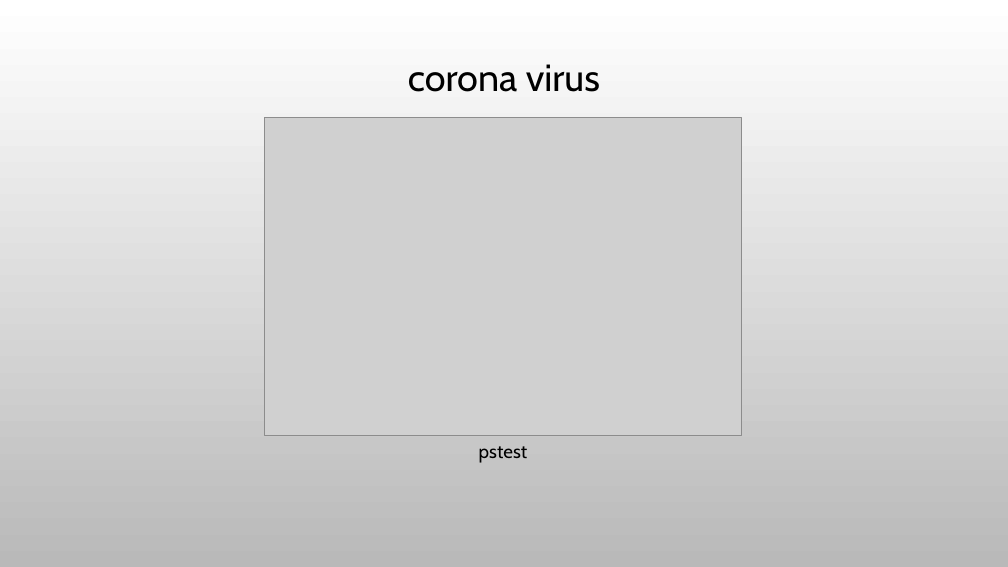
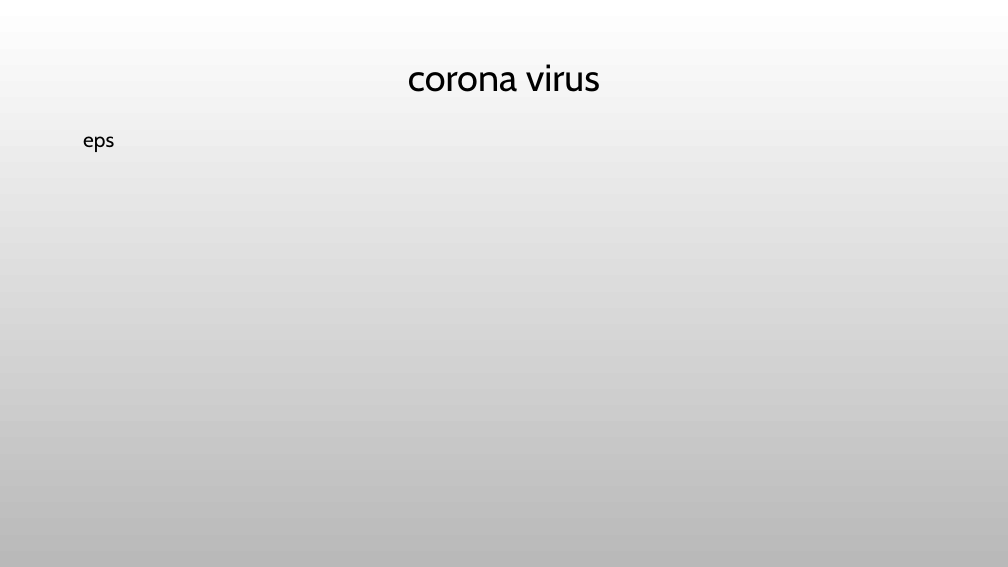
Before and after one commit to ted-dunstone/reports, a slide deck: slide 7 of covid19/presentation.pptx. Drawn at 1008x567 pixels with LibreOffice and Linux fonts; fonts in the diff are those of the drawing; grey boxes stand for pictures; background and template pictures are left out. Boxes give left, top, right and bottom in pixels: in the first picture for what was removed or moved away, otherwise in the second. Text is boxed around its words. In the diff, an @@ line names an element or a change of style, - is before the commit and + after.

```diff
--- a/covid19/presentation.pptx
+++ b/covid19/presentation.pptx
@@ picture removed at [265,118,742,436] @@
@@ text added at [83,136,114,152], 20 pt, text #000000 @@
+eps
@@ text removed at [479,446,528,463] @@
-pstest
```
Also in this commit, not shown: 2 other slides changed, 20 other files.
